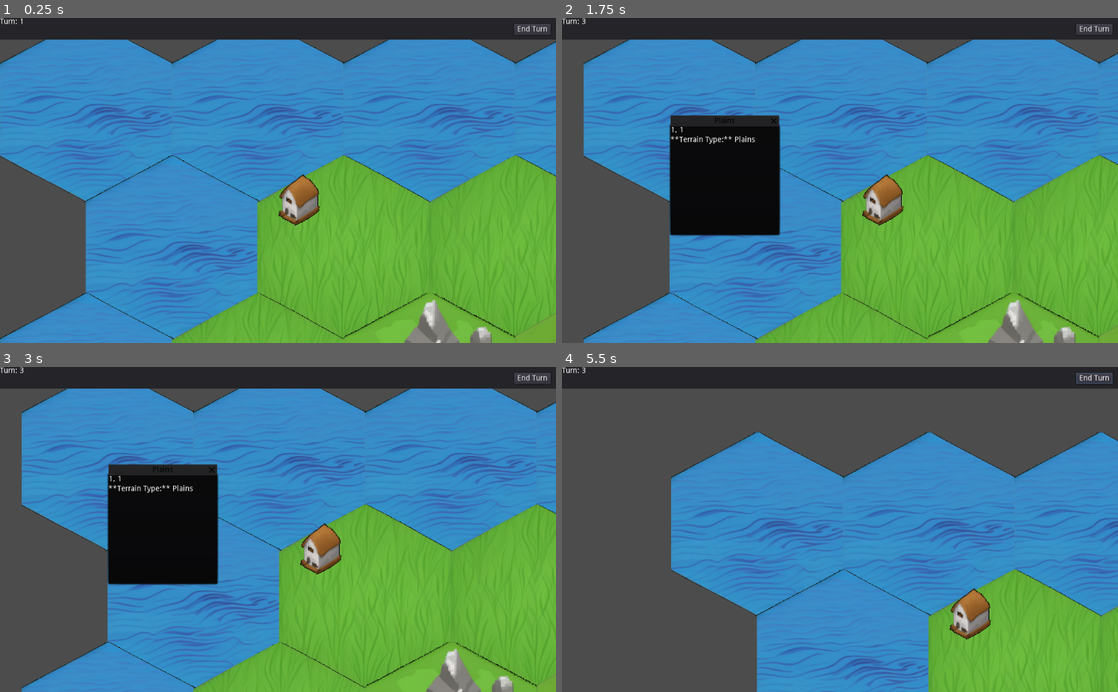
Above: before the commit, frames 1-4 (two rows, left to right).
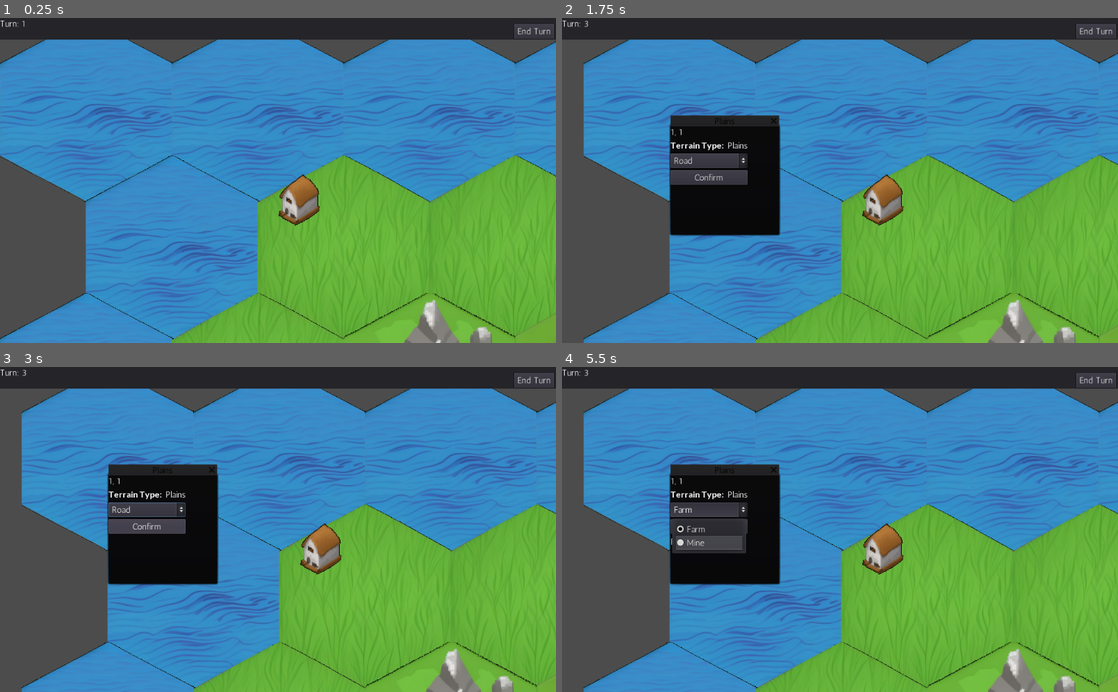
Above: after the commit, the same moments.

Repository: rantahar/city_states
Game: Godot game, scene res://hexmap.tscn
The game is run twice, just before and just after one commit, with the same random seed, the same clock (stepped at 60 frames per second) and the same inputs.
Inputs (mouse positions are in pixels of both pictures, inside the frame that each line leads up to):
- Up to frame 1 (0.25 s): no input
- Up to frame 2 (1.75 s): click "End Turn" at 0.5 s; tap Enter at 1.25 s; move the mouse to (962, 164) at 1.27 s; hold Right (ui_right) from 1.28 s (still down); click (962, 164) at 1.42 s
- Up to frame 3 (3 s): release Right (ui_right) at 2 s; click (144, 510) at 2 s, where only the run after the commit has a clickable "Road"; click (144, 526) at 2.75 s, where only the run after the commit has a clickable "Confirm"
- Up to frame 4 (5.5 s): click (706, 526) at 3.5 s, where only the run after the commit has a clickable "Confirm"; click (706, 510) at 4.25 s, where only the run after the commit has a clickable "Farm"; tap Space at 5 s; drag from (723, 529) to (812, 594) at 5.02 s

The runs differ from the first frame. In frame 1, 0.2% of the frame differs, in the area x 0-100%, y 0-7%; in frame 2, 1.7%; in frame 3, 1.7%; in frame 4, 56%, in the area x 0-100%, y 0-100%.

Commit message:
UI for adding improvements in tile popup

Diff:
--- a/BuildingLayer.gd
+++ b/BuildingLayer.gd
@@ -1,6 +1,6 @@
 extends TileMap
 
-var Tile = preload("res://tile.gd")
+var Tile = preload("res://Tile.gd")
 onready var game = get_node("/root/Game")
 
 func _process(delta):
--- a/City.gd
+++ b/City.gd
@@ -5,11 +5,9 @@
 var player : Player  # The Player that owns this City.
 var level : int
 
+var associated_tiles = []
+
 func _init(_location : Vector2, _player : Player):
 	self.location = _location
 	self.player = _player
 	self.level = 0
-
-# Get the index of the sprite for this city.
-func get_sprite_index() -> int:
-	return 0
--- /dev/null
+++ b/Tile.gd
@@ -0,0 +1,68 @@
+extends Reference
+class_name Tile
+
+enum Terrain { PLAINS, MOUNTAIN, FOREST, WATER }
+
+var location : Vector2
+var x : int
+var y : int
+var terrain = Terrain.PLAINS
+var city : City = null
+var resources = []
+var current_improvements = {}
+
+var food_production = 0
+var labor_saving = 0
+
+var available_improvements = {
+	"Road": {"travel_time": -2},
+	"Farm": {"food_production": +2},
+	"Mine": {"labor_saving": +1}
+}
+
+
+func _init(_terrain = Terrain.PLAINS, _x = 0, _y = 0):
+	terrain = _terrain
+	x = _x
+	y = _y
+	location = Vector2(_x, _y)
+
+	if terrain == Terrain.WATER:
+		food_production += 2
+	if terrain == Terrain.FOREST:
+		food_production += 1
+		labor_saving += 1
+	if terrain == Terrain.PLAINS:
+		food_production += 1
+
+func _ready():
+	print("Tile ready")
+	pass
+
+func get_terrain_string():
+	match terrain:
+		Terrain.PLAINS:
+			return("Plains")
+		Terrain.MOUNTAIN:
+			return("Mountain")
+		Terrain.FOREST:
+			return("Forest")
+		Terrain.WATER:
+			return("Water")
+		_:
+			return("")
+
+
+func get_available_improvements():
+	var _available_improvements = []
+	for improvement in available_improvements.keys():
+		if not current_improvements.get(improvement, false): # Check if the current tile does not have this improvement
+			_available_improvements.append(improvement)
+
+	return _available_improvements
+
+
+func construct_improvement(improvement):
+	if not improvement in get_available_improvements():
+		return false
+	current_improvements[improvement] = true
--- a/TilePopup.gd
+++ b/TilePopup.gd
@@ -1,20 +1,79 @@
 extends WindowDialog
 
-# Assume we have these child nodes
-onready var label = get_node("RowContainer/TileLabel")
-onready var description = get_node("RowContainer/Description")
+var vbox : VBoxContainer
+var label : Label
+var description1 : Label
+var description2 : Label
+var description : RichTextLabel
+var improvement_option : OptionButton
+var confirm_button : Button
+
+var labels = {}
+
+var bold_font = preload("res://fonts/Lato/Lato-Bold.tres")
+
+var current_tile
+
+func _ready():
+	print("Popup ready")
+	vbox = VBoxContainer.new()
+	add_child(vbox)
+
+	label = Label.new()
+	vbox.add_child(label)
+
+	var description_hbox = HBoxContainer.new()
+	description1 = Label.new()
+	description2 = Label.new()
+	description1.add_font_override("font", bold_font)
+	description_hbox.add_child(description1)
+	description_hbox.add_child(description2)
+	vbox.add_child(description_hbox)
+
+	improvement_option = OptionButton.new()
+	confirm_button = Button.new()
+	vbox.add_child(improvement_option)
+	vbox.add_child(confirm_button)
+	confirm_button.text = "Confirm"
+	confirm_button.connect("pressed", self, "_on_confirm_button_pressed")
+
+func update_popup(tile):
+	for improvement in labels.keys():
+		vbox.remove_child(labels[improvement])
+		labels.erase(improvement)
+
+	current_tile = tile
+	# Update the label with the tile's coordinates
+	label.text = str(tile.x) + ", " + str(tile.y)
+	# Update the rich text label with the tile's type
+	description1.text = "Terrain Type: "
+	description2.text = tile.get_terrain_string()
+
+	for improvement in tile.current_improvements.keys():
+		var new_label = Label.new()
+		new_label.name = improvement
+		new_label.text = improvement
+		vbox.add_child(new_label)
+		labels[improvement] = new_label
+
+	improvement_option.clear()
+	for improvement in tile.get_available_improvements():
+		improvement_option.add_item(improvement)
+
+	self.popup_centered_minsize()
+	self.rect_position = Vector2(200, 200)
+	self.popup()
+
 
 func _on_tile_clicked(tile):
 	update_popup(tile)
 
-func update_popup(tile):
-	# Update the label with the tile's coordinates
-	label.text = str(tile.x) + ", " + str(tile.y)
-	# Update the rich text label with the tile's type
-	description.bbcode_text = "**Terrain Type:** " + tile.get_terrain_string()
-	self.popup_centered_minsize()
-	self.rect_position = Vector2(200, 200)
-	self.popup()
+func _on_confirm_button_pressed():
+	var selected_improvement = improvement_option.get_selected_id()
+	selected_improvement = improvement_option.get_item_text(selected_improvement)
+	var root_node = get_tree().root.get_node("Game")
+	root_node.improve_tile(current_tile, selected_improvement)
+	update_popup(current_tile)
 
 func _gui_input(event):
 	if is_visible_in_tree():
--- /dev/null
+++ b/fonts/Antic/Antic.tres
@@ -0,0 +1,3 @@
+[gd_resource type="DynamicFont" format=2]
+
+[resource]
--- /dev/null
+++ b/fonts/Lato/Lato-Bold.tres
@@ -0,0 +1,6 @@
+[gd_resource type="DynamicFont" load_steps=2 format=2]
+
+[ext_resource path="res://fonts/Lato/Lato-Bold.ttf" type="DynamicFontData" id=1]
+
+[resource]
+font_data = ExtResource( 1 )
--- /dev/null
+++ b/fonts/Lato/Lato.tres
@@ -0,0 +1,3 @@
+[gd_resource type="DynamicFont" format=2]
+
+[resource]
--- a/game.gd
+++ b/game.gd
@@ -8,9 +8,6 @@
 var cities = []
 
 var current_turn = 1
-enum GameState { PLAYER_TURN, AI_TURN, END_GAME }
-
-var currentState = GameState.PLAYER_TURN
 var playerIndex = 0
 var current_player = players[playerIndex]
 
@@ -24,21 +21,25 @@
 
 
 func _init():
-	print("Map init")
+	print("Game init")
 	pass
 
+func create_city(tile, player):
+	var city =  City.new(tile.location, player)
+	tile.city = city
+	cities.append(city)
 
 func _ready():
-	print("Map ready")
+	print("Game ready")
 	var grid_width = len(map)
 	var grid_height = len(map[0])
 	for i in range(grid_width):
 		grid.append([])
 		for j in range(grid_height):
-			grid[i].append(Tile.new(self, map[j][i], i, j))
+			grid[i].append(Tile.new(map[j][i], i, j))
 
-	grid[1][1].create_city(players[0])
-	grid[3][3].create_city(players[1])
+	create_city(grid[1][1], players[0])
+	create_city(grid[3][3], players[1])
 
 	$Map.connect("tile_clicked", $UI/TilePopup, "_on_tile_clicked")
 	$UI/TopPanel.connect("end_turn_button_pressed", self, "end_turn")
@@ -53,9 +54,14 @@
 func end_turn():
 	current_player.end_turn()
 
+func improve_tile(tile, improvement):
+	return current_player.construct_improvement(tile, improvement)
+
 # Called every frame. 'delta' is the elapsed time since the previous frame.
 func _process(delta):
-	if players[playerIndex].mark_done():
+
+	# If the player is done, go to the next player
+	if players[playerIndex].is_done:
 		playerIndex = (playerIndex + 1)
 		if playerIndex >= players.size():
 			playerIndex = 0
@@ -65,9 +71,5 @@
 		current_player = players[playerIndex]
 		current_player.start_turn()
 
-		if players[playerIndex] is LocalHumanPlayer:
-			currentState = GameState.PLAYER_TURN
-		elif players[playerIndex] is AIPlayer:
-			currentState = GameState.AI_TURN
-
-	current_player.turnActions()
+	if players[playerIndex] is AIPlayer:
+		current_player.takeActions()
--- /dev/null
+++ b/hexmap.tres
@@ -0,0 +1,6 @@
+[gd_resource type="Theme" load_steps=2 format=2]
+
+[ext_resource path="res://fonts/Antic/Antic.tres" type="DynamicFont" id=1]
+
+[resource]
+default_font = ExtResource( 1 )
--- a/hexmap.tscn
+++ b/hexmap.tscn
@@ -11,6 +11,7 @@
 [ext_resource path="res://BuildingLayer.gd" type="Script" id=9]
 [ext_resource path="res://TilePopup.gd" type="Script" id=10]
 [ext_resource path="res://TopPanel.gd" type="Script" id=11]
+[ext_resource path="res://fonts/Antic/Antic-Regular.ttf" type="DynamicFontData" id=12]
 
 [sub_resource type="TileSet" id=1]
 0/name = "forest_pixel_1.png 0"
@@ -86,6 +87,12 @@
 0/shapes = [  ]
 0/z_index = 0
 
+[sub_resource type="DynamicFont" id=4]
+font_data = ExtResource( 12 )
+
+[sub_resource type="Theme" id=3]
+default_font = SubResource( 4 )
+
 [node name="Game" type="Node2D"]
 script = ExtResource( 1 )
 
@@ -110,6 +117,7 @@
 [node name="UI" type="Control" parent="."]
 margin_right = 40.0
 margin_bottom = 40.0
+theme = SubResource( 3 )
 
 [node name="TilePopup" type="WindowDialog" parent="UI"]
 visible = true
@@ -119,24 +127,6 @@
 rect_min_size = Vector2( 10, 10 )
 window_title = "Plains"
 script = ExtResource( 10 )
-
-[node name="RowContainer" type="VBoxContainer" parent="UI/TilePopup"]
-margin_right = 113.0
-margin_bottom = 66.0
-
-[node name="TileLabel" type="Label" parent="UI/TilePopup/RowContainer"]
-margin_right = 180.0
-margin_bottom = 14.0
-text = "Tile 1, 1"
-
-[node name="Description" type="RichTextLabel" parent="UI/TilePopup/RowContainer"]
-margin_top = 18.0
-margin_right = 180.0
-margin_bottom = 78.0
-rect_min_size = Vector2( 180, 60 )
-text = "Resources:
-Improvements:
-City Information:"
 
 [node name="TopPanel" type="Panel" parent="UI"]
 margin_right = 1025.0
--- a/player/AIPlayer.gd
+++ b/player/AIPlayer.gd
@@ -1,7 +1,7 @@
 extends Player
 class_name AIPlayer
 
-func turnActions():
+func takeActions():
 	# Take an action as the AI
 
 	# At the end mark as done (could return earlier to allow repainting as the AI is
--- a/player/LocalHumanPlayer.gd
+++ b/player/LocalHumanPlayer.gd
@@ -1,8 +1,8 @@
 extends Player
 class_name LocalHumanPlayer
 
-# Local human players actions are controlled by the UI, so the turnActions function
-# does not need to be implemented. Instead, each UI element should call a function here.
-
 func end_turn():
 	self.is_done = true
+
+func construct_improvement(tile, improvement):
+	tile.construct_improvement(improvement)
--- a/player/Player.gd
+++ b/player/Player.gd
@@ -8,7 +8,7 @@
 func start_turn():
 	is_done = false
 
-func turnActions():
+func takeActions():
 	pass
 
 func mark_done():
--- a/player/RemotePlayer.gd
+++ b/player/RemotePlayer.gd
@@ -2,7 +2,7 @@
 class_name RemotePlayer
 
 
-func turnActions():
+func takeActions():
 	# Check for input from the server
 
 	# Not implemented, so just skip the turn
--- a/project.godot
+++ b/project.godot
@@ -37,7 +37,7 @@
 "base": "Reference",
 "class": "Tile",
 "language": "GDScript",
-"path": "res://tile.gd"
+"path": "res://Tile.gd"
 } ]
 _global_script_class_icons={
 "AIPlayer": "",
@@ -54,6 +54,10 @@
 run/main_scene="res://hexmap.tscn"
 config/icon="res://icon.png"
 
+[gui]
+
+theme/custom_font="res://fonts/Antic/Antic.tres"
+
 [rendering]
 
 environment/default_environment="res://default_env.tres"
--- a/tile.gd
+++ /dev/null
@@ -1,65 +0,0 @@
-extends Reference
-class_name Tile
-
-var game = null
-
-enum Terrain { PLAINS, MOUNTAIN, FOREST, WATER }
-
-var location : Vector2
-var x : int
-var y : int
-var terrain = Terrain.PLAINS
-var city : City = null
-var level = 1
-
-func _init(_game, _terrain = Terrain.PLAINS, _x = 0, _y = 0):
-	game = _game
-	terrain = _terrain
-	x = _x
-	y = _y
-	location = Vector2(_x, _y)
-
-func _ready():
-	print("Tile ready")
-	pass
-
-func set_terrain(_terrain):
-	terrain = _terrain
-
-func get_terrain():
-	return terrain
-
-func get_terrain_string():
-	match terrain:
-		Terrain.PLAINS:
-			return("Plains")
-		Terrain.MOUNTAIN:
-			return("Mountain")
-		Terrain.FOREST:
-			return("Forest")
-		Terrain.WATER:
-			return("Water")
-		_:
-			return("")
-
-func get_production():
-	if not city == null:
-		return({})
-	match terrain:
-		Terrain.PLAINS:
-			return({"food": 1})
-		Terrain.MOUNTAIN:
-			return({})
-		Terrain.FOREST:
-			return({"food": 1, "labor": 1})
-		Terrain.WATER:
-			return({"food": 1})
-		_:
-			return({})
-
-func create_city(player):
-	city = City.new(location, player)
-	game.cities.append(city)
-
-func level_up():
-	level += 1
Binary file added: fonts/Antic/Antic-Regular.ttf
Not shown, added: fonts/Antic/OFL.txt
Binary file added: fonts/Lato/Lato-Black.ttf
Binary file added: fonts/Lato/Lato-BlackItalic.ttf
Binary file added: fonts/Lato/Lato-Bold.ttf
Binary file added: fonts/Lato/Lato-BoldItalic.ttf
Binary file added: fonts/Lato/Lato-Italic.ttf
Binary file added: fonts/Lato/Lato-Light.ttf
Binary file added: fonts/Lato/Lato-LightItalic.ttf
Binary file added: fonts/Lato/Lato-Regular.ttf
Binary file added: fonts/Lato/Lato-Thin.ttf
Binary file added: fonts/Lato/Lato-ThinItalic.ttf
(and 2 more such lines)
